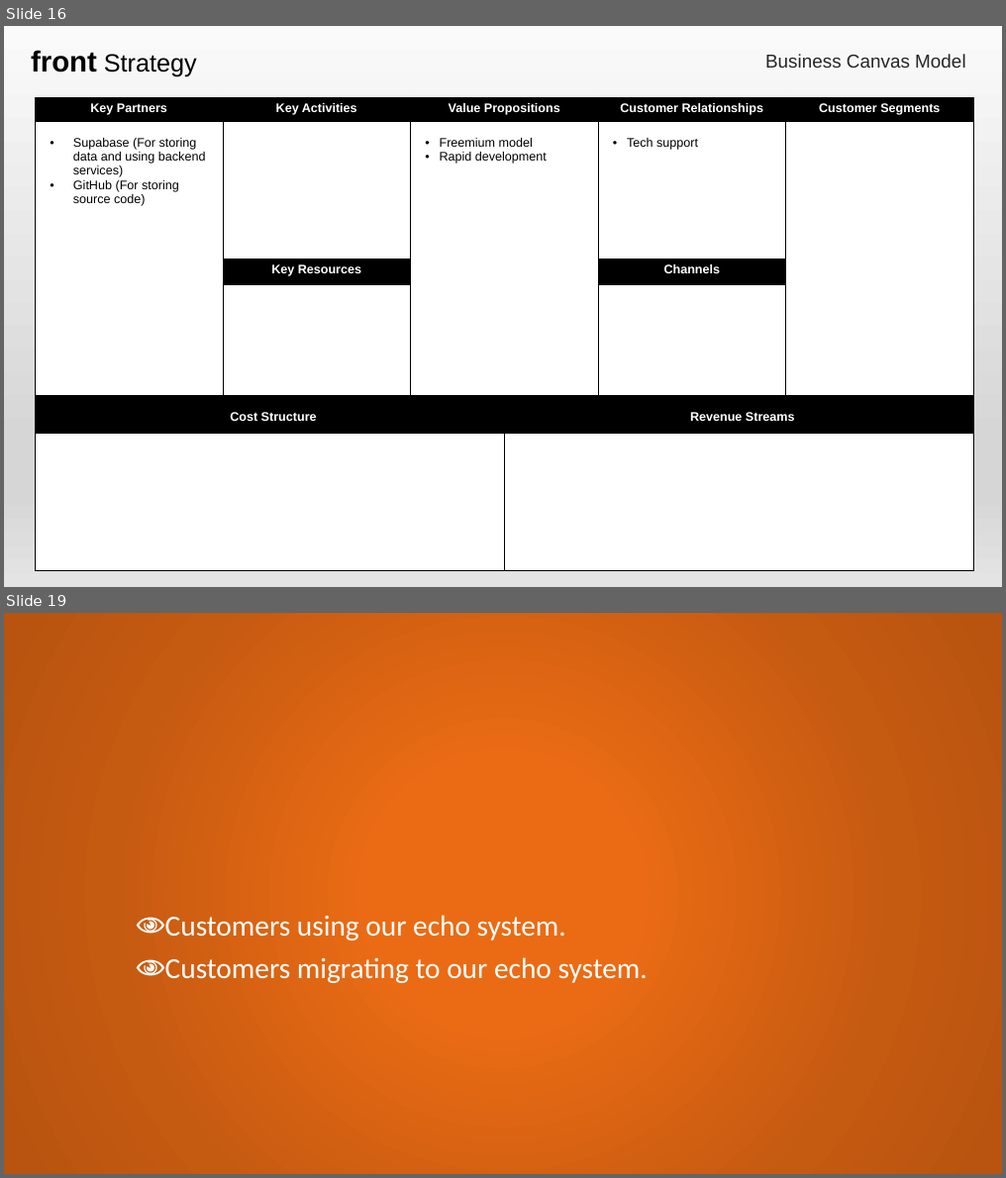
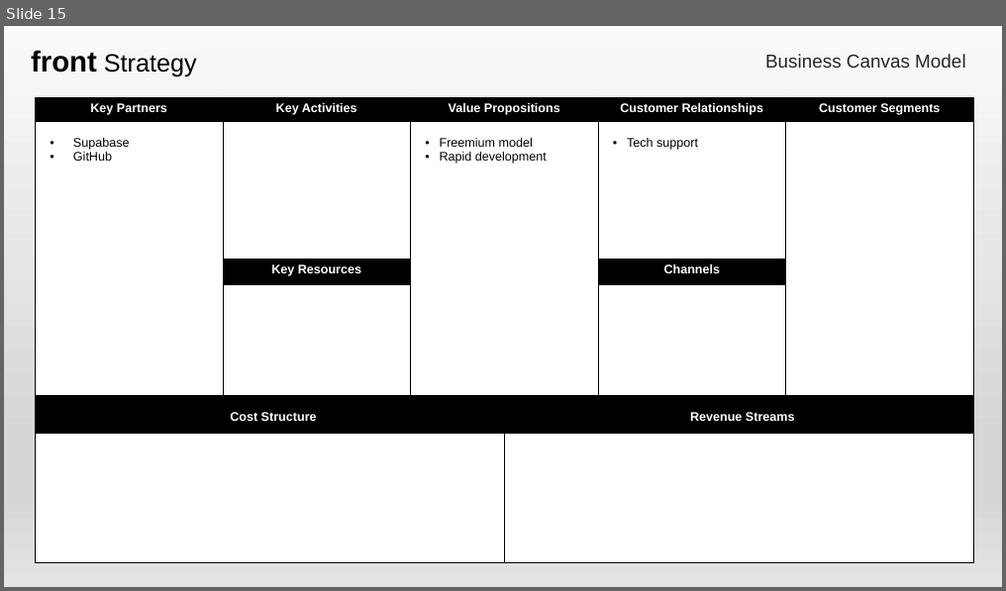
Before and after one commit to aleptra/front, a slide deck: _front.pptx. Shown one above the other, each under a label of ours: slides 16 and 19 before the commit, slide 15 after it; the slides between them are not shown. The pictures are 1006x1178 and 1006x591 pixels, drawn with LibreOffice and Linux fonts; fonts in the diff are those of the drawing. Boxes give left, top, right and bottom in pixels: in the first picture for what was removed or moved away, otherwise in the second. Text is boxed around its words. In the diff, an @@ line names an element or a change of style, - is before the commit and + after.

```diff
--- a/_front.pptx
+++ b/_front.pptx
@@ slide 19 removed at (x1=4, y1=613, x2=1002, y2=1174), background gradient #EA6B14 to #C55A11 to #B85410 @@
@@ text removed at (x1=165, y1=915, x2=648, y2=983) @@
-👁 Customers using our echo system.
-👁 Customers migrating to our echo system.
@@ what was slide 16 is now slide 15 @@
@@ slide 15 changed as well @@
@@ table at (x1=36, y1=98, x2=974, y2=564) @@
-row 2, column 1: Supabase (For storing data and using backend services) / GitHub (For storing source code)
+row 2, column 1: Supabase / GitHub
```
Also in this commit, not shown: 15 other slides changed, 7 other slides removed.
